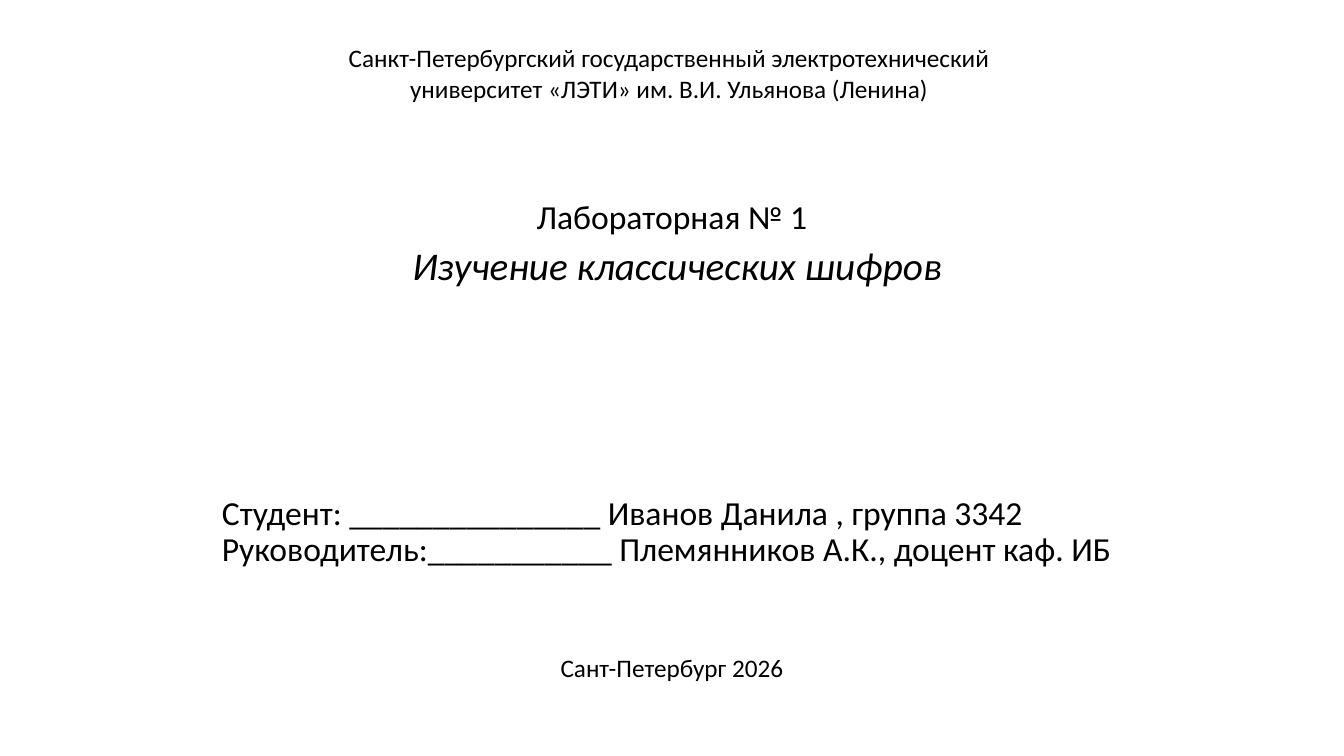
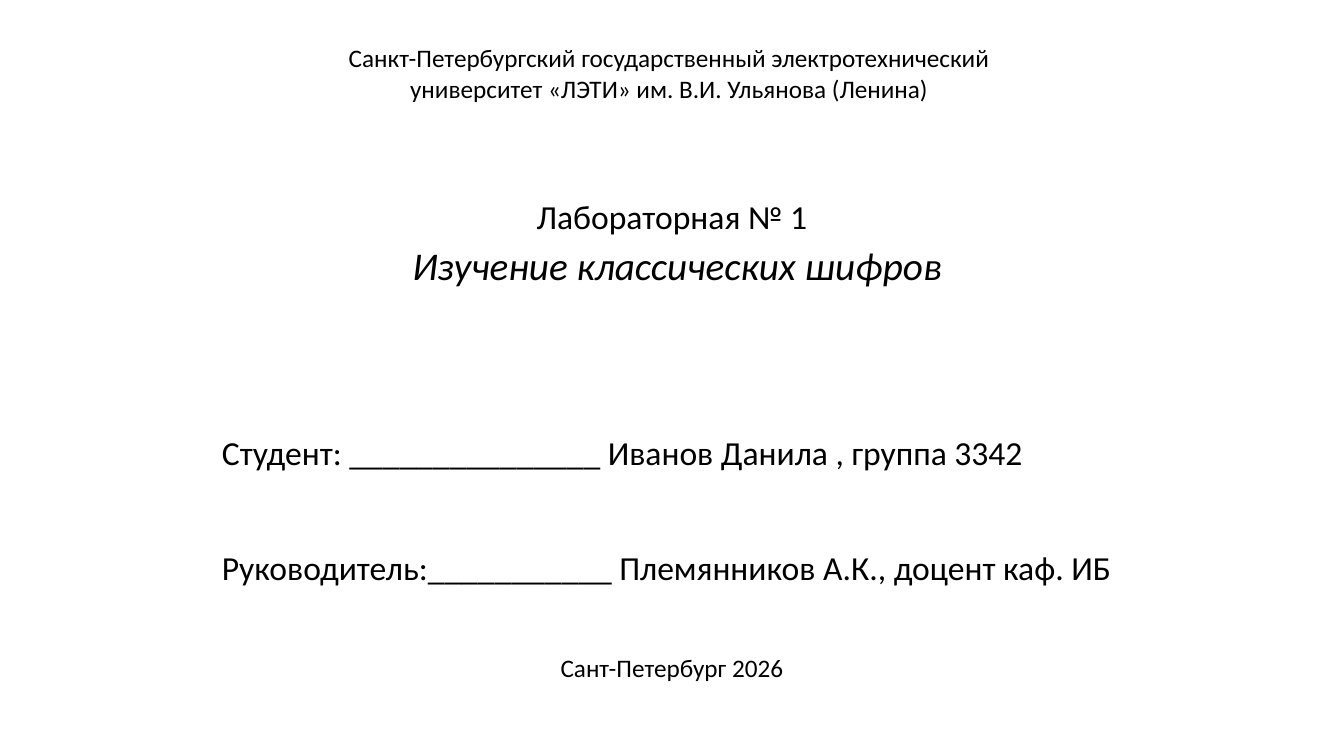
Before and after one commit to Danila-gi/Criptography, a slide deck: slide 1 of 3342ИвановДМЛаб1.pptx. Drawn at 1344x756 pixels with LibreOffice and Linux fonts; fonts in the diff are those of the drawing. Boxes give left, top, right and bottom in pixels: in the first picture for what was removed or moved away, otherwise in the second. Text is boxed around its words. In the diff, an @@ line names an element or a change of style, - is before the commit and + after.

```diff
--- a/3342ИвановДМЛаб1.pptx
+++ b/3342ИвановДМЛаб1.pptx
@@ subtitle "Студент: _______________ Иванов Данила , ..." at <box>222,443,1111,586</box>: vertical alignment top to middle @@
@@ subtitle at <box>222,443,1111,586</box>: text changed @@
-Студент: _______________ Иванов Данила , группа 3342 Руководитель:___________ Племянников А.К., доцент каф. ИБ
+Студент: _______________ Иванов Данила , группа 3342
+Руководитель:___________ Племянников А.К., доцент каф. ИБ
```
Also in this commit, not shown: 5 other slides changed.
